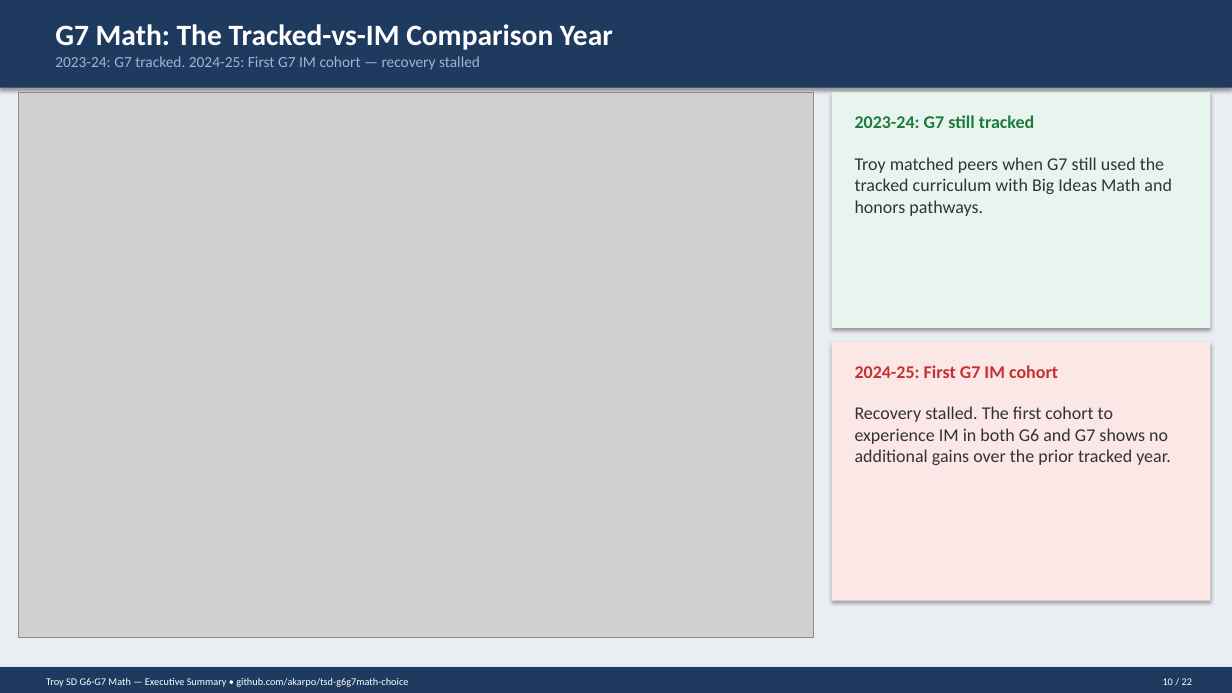
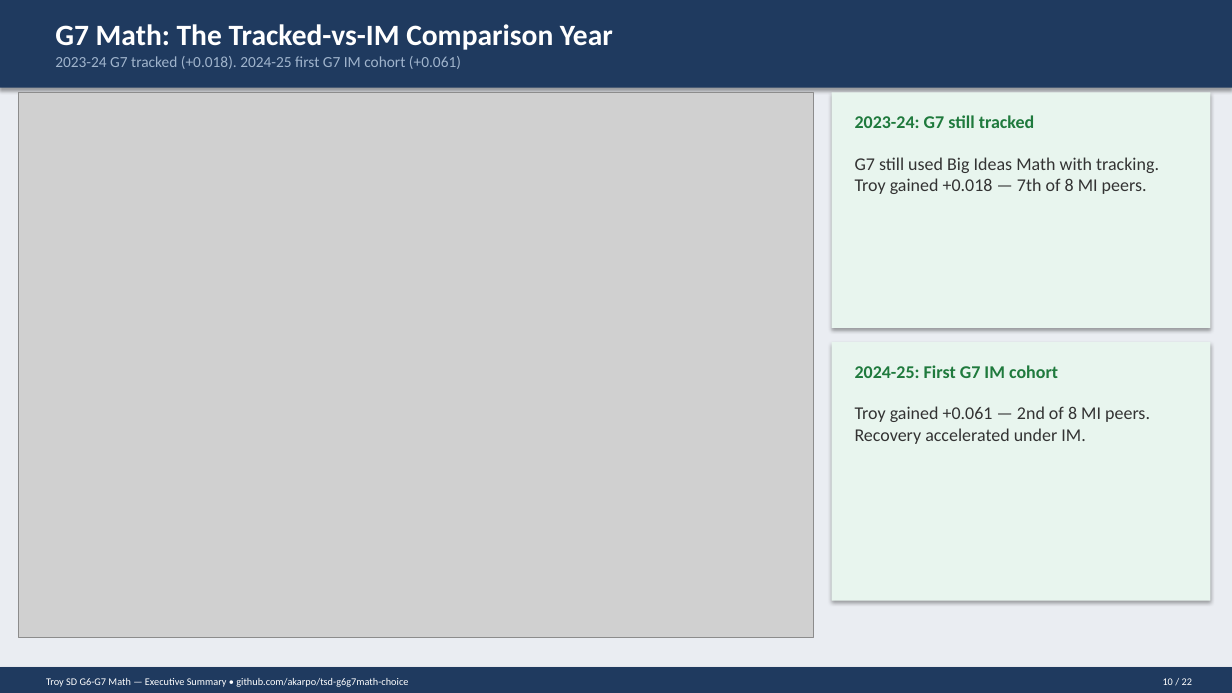
Before and after one commit to akarpo/tsd-g6g7math-choice, a slide deck: slide 10 of deck/Troy_G6G7_Math_Executive_Summary.pptx. Drawn at 1232x693 pixels with LibreOffice and Linux fonts; fonts in the diff are those of the drawing; grey boxes stand for pictures. Boxes give left, top, right and bottom in pixels: in the first picture for what was removed or moved away, otherwise in the second. Text is boxed around its words. In the diff, an @@ line names an element or a change of style, - is before the commit and + after.

```diff
--- a/deck/Troy_G6G7_Math_Executive_Summary.pptx
+++ b/deck/Troy_G6G7_Math_Executive_Summary.pptx
@@ text at [55,56,461,69]: text changed @@
-2023-24: G7 tracked. 2024-25: First G7 IM cohort — recovery stalled
+2023-24 G7 tracked (+0.018). 2024-25 first G7 IM cohort (+0.061)
@@ text at [855,157,1159,194]: text changed @@
-Troy matched peers when G7 still used the tracked curriculum with Big Ideas Math and honors pathways.
+G7 still used Big Ideas Math with tracking. Troy gained +0.018 — 7th of 8 MI peers.
@@ rectangle at [832,342,1211,601]: fill #FBE7E6 to #E8F5EE @@
@@ text "2024-25: First G7 IM cohort" at [855,365,1058,378]: text colour #C8302F to #1F7A3D @@
@@ text at [855,406,1150,444]: text changed @@
-Recovery stalled. The first cohort to experience IM in both G6 and G7 shows no additional gains over the prior tracked year.
+Troy gained +0.061 — 2nd of 8 MI peers. Recovery accelerated under IM.
```
Also in this commit, not shown: 12 other slides changed, 23 other files.
